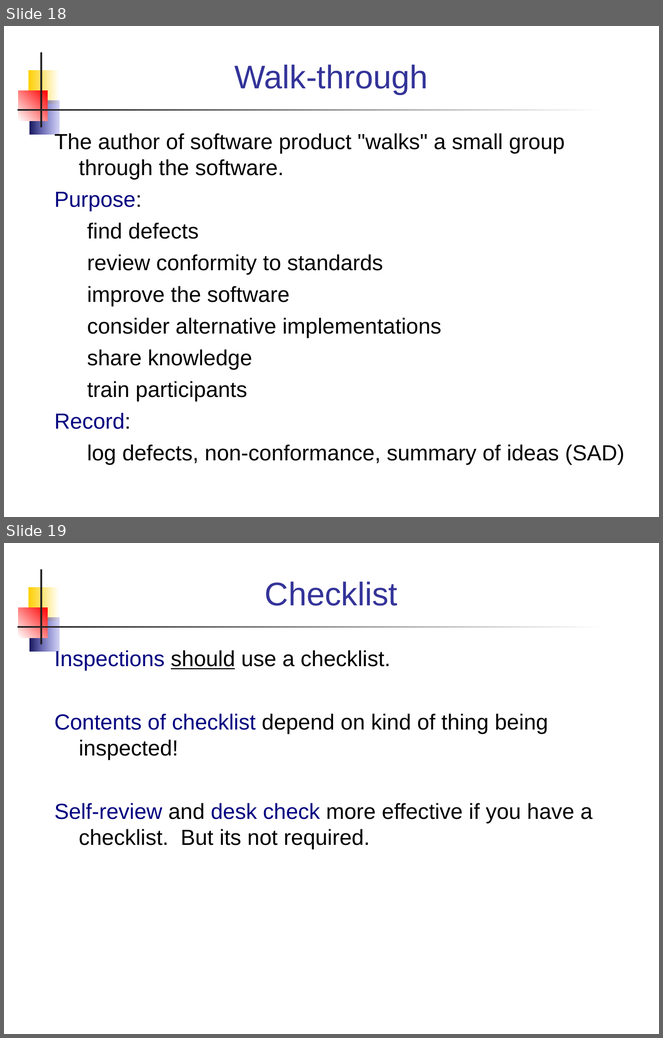
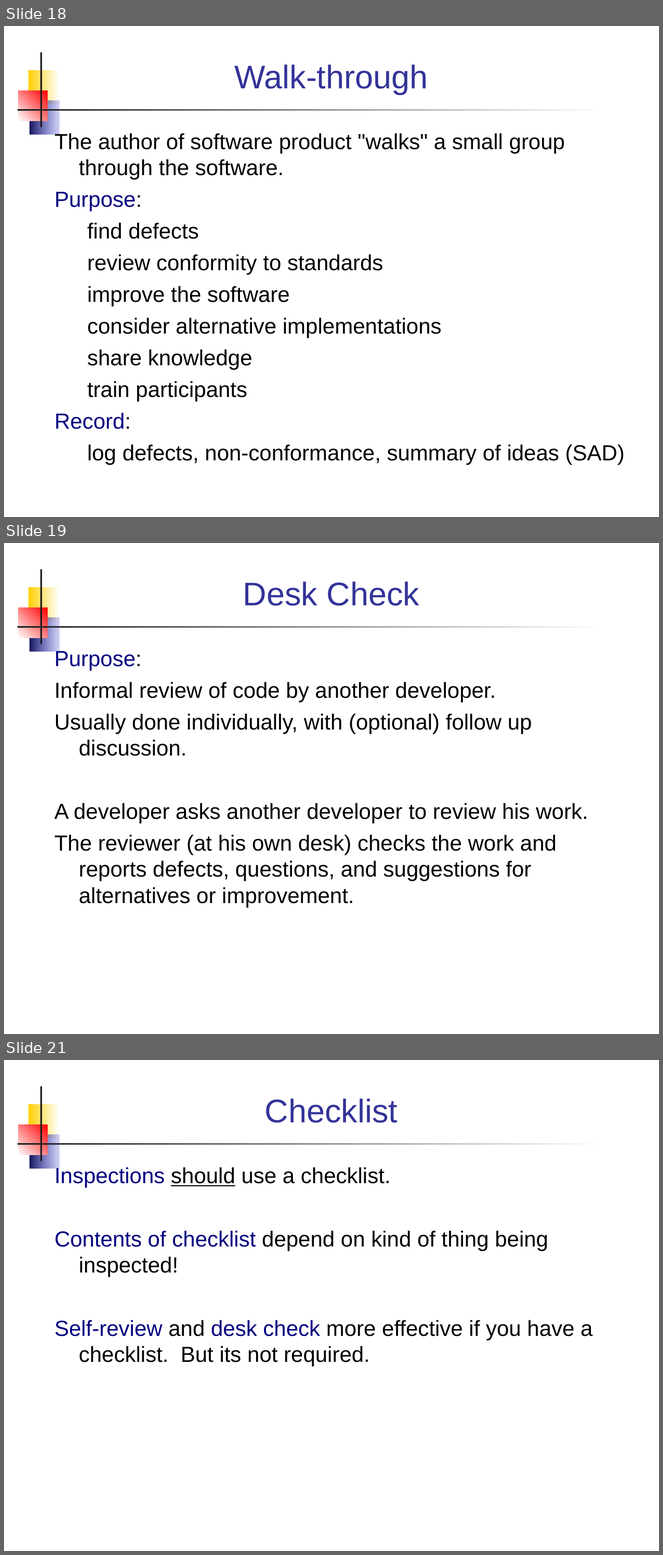
Before and after one commit to jbrucker/SoftwareProcess, a slide deck: week6/Reviews.ppt. Shown one above the other, each under a label of ours: slides 18 and 19 before the commit, slides 18, 19 and 21 after it; the slides between them are not shown. The pictures are 663x1038 and 663x1555 pixels, drawn with LibreOffice and Linux fonts; fonts in the diff are those of the drawing. Boxes give left, top, right and bottom in pixels: in the first picture for what was removed or moved away, otherwise in the second. Text is boxed around its words. In the diff, an @@ line names an element or a change of style, - is before the commit and + after.

Commit message:
add some slides on Reviews

```diff
--- a/week6/Reviews.ppt
+++ b/week6/Reviews.ppt
@@ slide 19 added at box(4, 543, 659, 1034), background #FFFFFF; not listed: 5 template elements that a slide beside it also shows @@
@@ title added at box(243, 581, 420, 606), 36 pt, text #333399 @@
+Desk Check
@@ text added at box(54, 649, 588, 908), 24 pt, text #000000 @@
+Purpose:
+Informal review of code by another developer.
+Usually done individually, with (optional) follow up discussion.
+A developer asks another developer to review his work.
+The reviewer (at his own desk) checks the work and reports defects, questions, and suggestions for alternatives or improvement.
@@ what was slide 19 is now slide 21 @@
```
Also in this commit, not shown: 4 slides changed, 1 other slide added, 1 other file.
